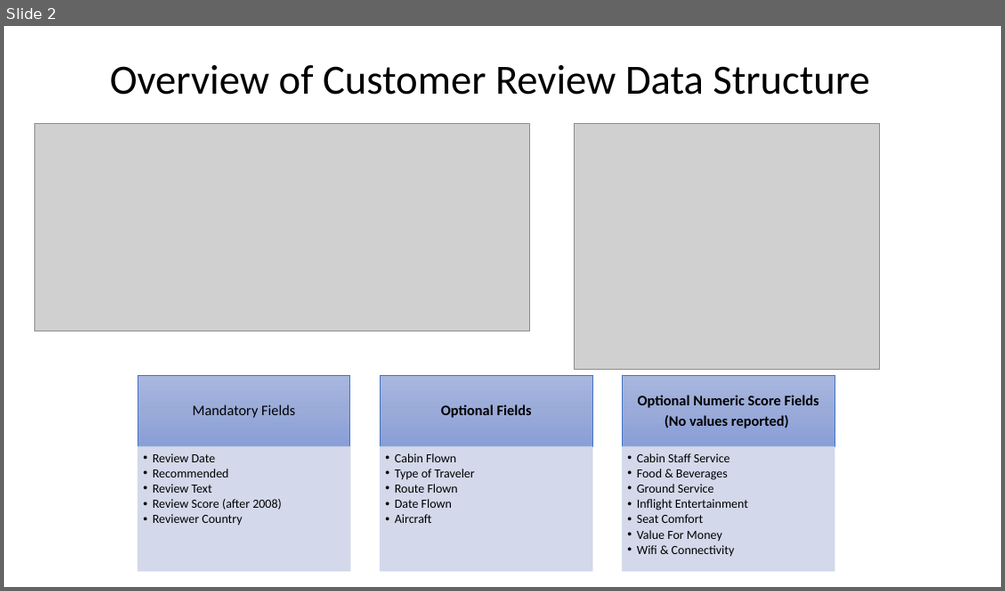
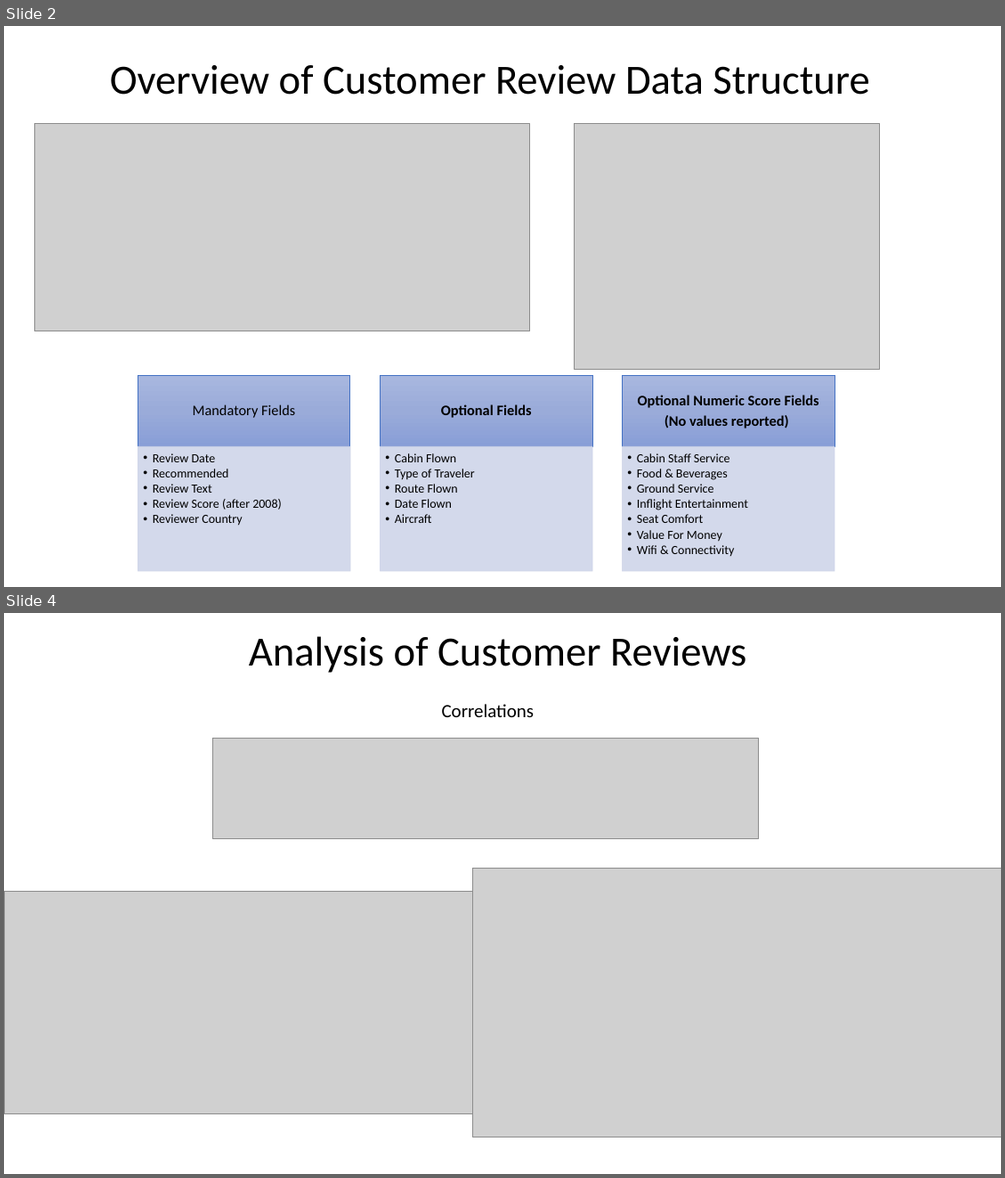
Before and after one commit to samanthajdalton/text_reviews, a slide deck: presentation.pptx. Shown one above the other, each under a label of ours: slide 2 before the commit, slides 2 and 4 after it; the slides between them are not shown. The pictures are 1005x591 and 1005x1178 pixels, drawn with LibreOffice and Linux fonts; fonts in the diff are those of the drawing; grey boxes stand for pictures. Boxes give left, top, right and bottom in pixels: in the first picture for what was removed or moved away, otherwise in the second. Text is boxed around its words. In the diff, an @@ line names an element or a change of style, - is before the commit and + after.

Commit message:
prenentation

```diff
--- a/presentation.pptx
+++ b/presentation.pptx
@@ slide 4 added at (x1=4, y1=613, x2=1001, y2=1174), background #FFFFFF @@
@@ title added at (x1=249, y1=636, x2=746, y2=673), 40 pt, text #000000 @@
+Analysis of Customer Reviews
@@ text added at (x1=442, y1=704, x2=534, y2=717), 18 pt, text #000000 @@
+Correlations
@@ picture added at (x1=212, y1=738, x2=760, y2=839) @@
@@ picture added at (x1=472, y1=868, x2=1001, y2=1136) @@
@@ picture added at (x1=4, y1=892, x2=474, y2=1114) @@
```
